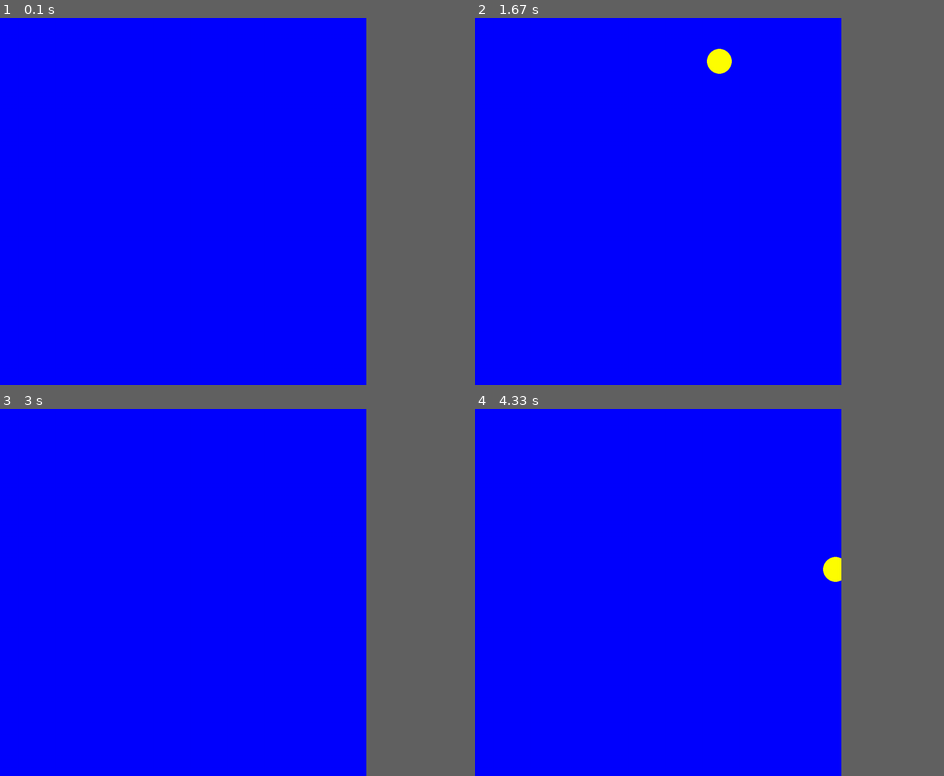
Above: before the commit, frames 1-4 (two rows, left to right).
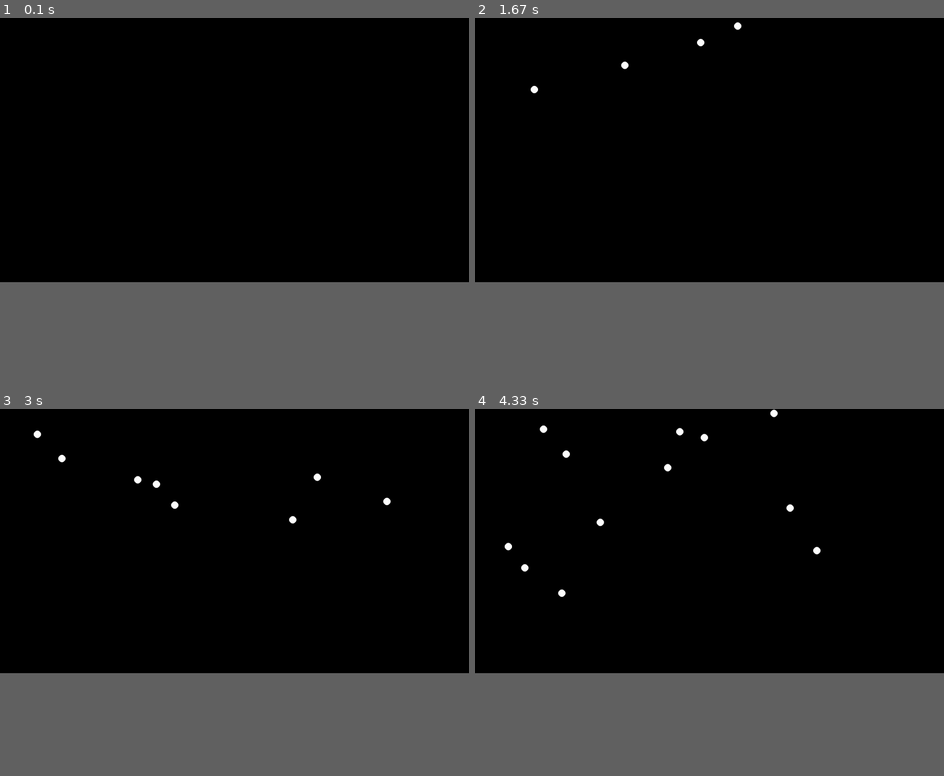
Above: after the commit, the same moments.

Repository: nikniksham/Moscow_Shamkov
Game: pygame game, started from PyGame_Part_2.py
Two runs of this game, one before a commit and one after it. Both use one fixed random seed, a clock stepped at 60 frames per second and the inputs below.
Inputs (mouse positions are in pixels of both pictures, inside the frame that each line leads up to):
- Up to frame 1 (0.1 s): no input
- Up to frame 2 (1.67 s): click (709, 150) at 0.38 s; click (596, 153) at 0.72 s; click (779, 58) at 1.05 s; click (718, 62) at 1.38 s
- Up to frame 3 (3 s): click (239, 570) at 1.72 s; click (356, 581) at 2.05 s; click (356, 519) at 2.38 s; click (403, 519) at 2.72 s
- Up to frame 4 (4.33 s): click (873, 592) at 3.05 s; click (728, 530) at 3.38 s; click (606, 493) at 3.72 s; click (836, 570) at 4.05 s
In our replay, the window is 703x703 before the commit and 900x506 after it. These sizes can differ from the game's own. Grey fills any space a smaller window leaves; there, only what the larger window draws over its background counts as a difference.

The runs differ from the first frame. In frame 1, 56% of the frame differs, in the area x 0-79%, y 0-72%; in frame 2, 56%; in frame 3, 56%, in the area x 0-84%, y 0-72%; in frame 4, 56%.

Commit message:
pygame_2 задача 2

Diff:
--- a/PyGame_Part_2.py
+++ b/PyGame_Part_2.py
@@ -1,22 +1,35 @@
 import pygame
 
 pygame.init()
-size = (1000, 1000)
+width, height = 1280, 720
+speed = 3  # Скорость шариков
+size = (width, height)
 running = True
-x_pos, y_pos, r, f_push = 0, 0, 0, False
 screen = pygame.display.set_mode(size)
+c_l = []  # Список с кругами (circle_list)
 clock = pygame.time.Clock()
 while running:
-    screen.fill((0, 0, 255))
+    screen.fill((0, 0, 0))
     for event in pygame.event.get():
         if event.type == pygame.QUIT:
             running = False
         if event.type == pygame.MOUSEBUTTONDOWN:
-            x_pos, y_pos = pygame.mouse.get_pos()
-            f_push = True
-            r = 0
-    if f_push:
-        r += 1
-        pygame.draw.circle(screen, (255, 255, 0), (x_pos, y_pos), r)
+            if event.button == 1:
+                pos_x, pos_y = pygame.mouse.get_pos()
+                c_l.append([[-speed, -speed], [pos_x, pos_y]])
+    for c in range(len(c_l)):
+        x, y = c_l[c][1]
+        motion_x, motion_y = c_l[c][0]
+        if x + motion_x > width - 10 or x + motion_x < 0 + 10:
+            motion_x *= -1
+        if y + motion_y > height - 10 or y + motion_y < 0 + 10:
+            motion_y *= -1
+        x += motion_x
+        y += motion_y
+        c_l[c][1] = [x, y]
+        c_l[c][0] = [motion_x, motion_y]
+
+    for c in range(len(c_l)):
+        pygame.draw.circle(screen, (255, 255, 255), (c_l[c][1]), 10)
     pygame.display.flip()
-    clock.tick(150)
+    clock.tick(60)
